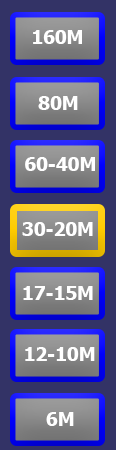
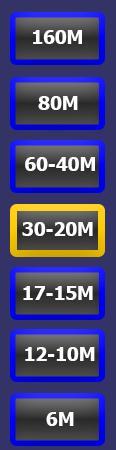
Comparing the layer stacks of the two 116×450 images. Changes:
painted on "Button7" over box(15, 398, 99, 441)
painted on "Button6" over box(15, 334, 99, 377)
painted on "Button5" over box(15, 272, 99, 315)
painted on "Button4" over box(10, 211, 98, 253)
painted on "Button3" over box(15, 145, 99, 188)
painted on "Button2" over box(15, 82, 99, 125)
painted on "Button1" over box(15, 17, 99, 60)